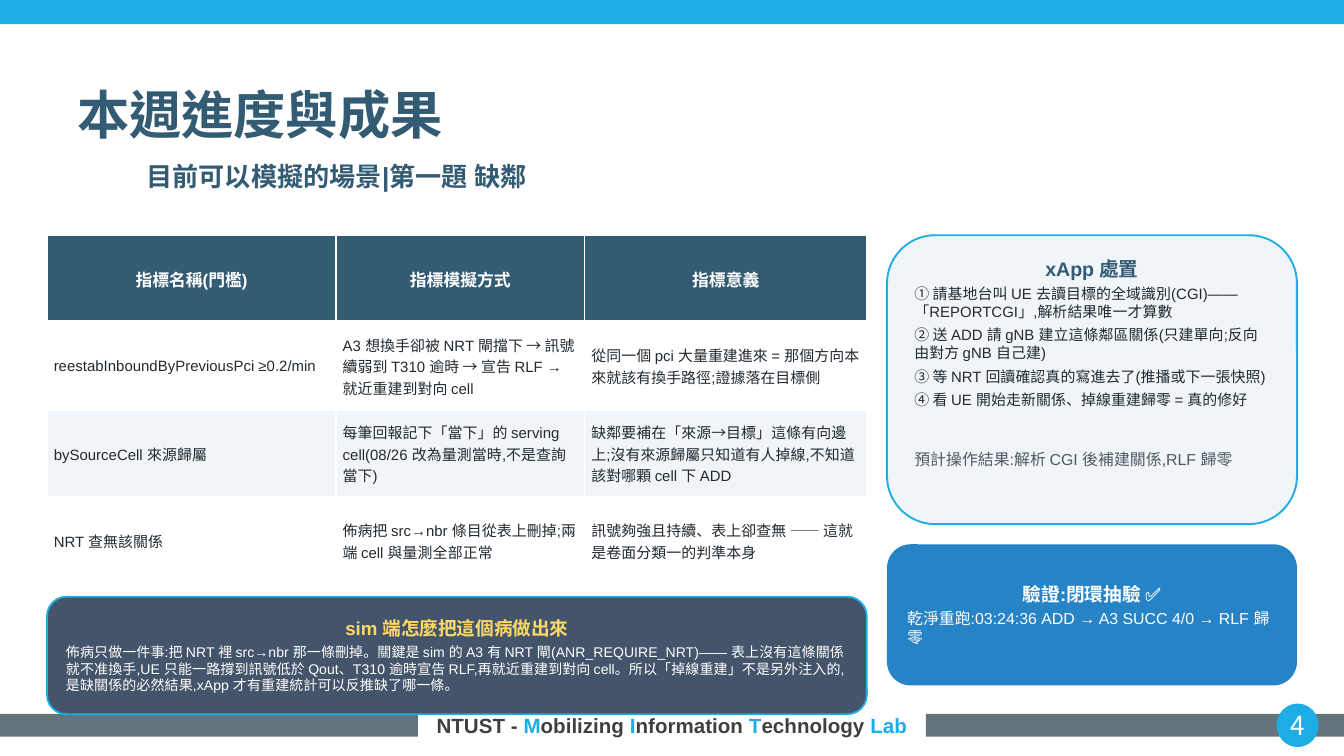
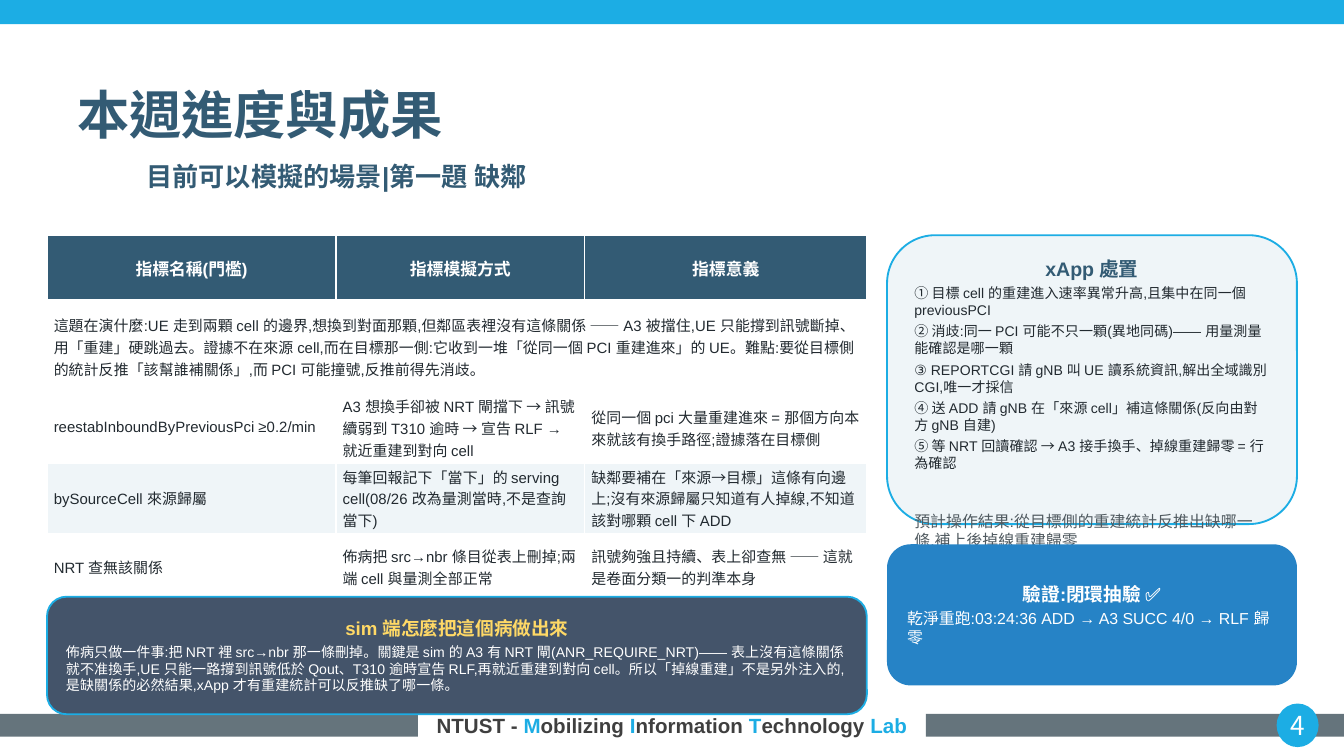
Before and after one commit to kimOuO/RAN-sim-OAI, a slide deck: slide 4 of docs/report/8_27_進度報告_v10十二題.pptx. Drawn at 1344x756 pixels with LibreOffice and Linux fonts; fonts in the diff are those of the drawing; background and template pictures are left out. Boxes give left, top, right and bottom in pixels: in the first picture for what was removed or moved away, otherwise in the second. Text is boxed around its words. In the diff, an @@ line names an element or a change of style, - is before the commit and + after.

```diff
--- a/docs/report/8_27_進度報告_v10十二題.pptx
+++ b/docs/report/8_27_進度報告_v10十二題.pptx
@@ table at (47, 235, 867, 590) @@
+row 2: 這題在演什麼:UE 走到兩顆 cell 的邊界,想換到對面那顆,但鄰區表裡沒有這條關係 —— A3 被擋住,UE 只能撐到訊號斷掉、用「重建」硬跳過去。證據不在來源 cell,而在目標那一側:它收到一堆「從同一個 PCI 重建進來」的 UE。難點:要從目標側的統計反推「該幫誰補關係」,而 PCI 可能撞號,反推前得先消歧。 |  | 
@@ text in rounded rectangle at (914, 286, 1267, 528): text changed; size 8 to 7.5 pt @@
-① 請基地台叫 UE 去讀目標的全域識別(CGI)——「REPORTCGI」,解析結果唯一才算數
-② 送 ADD 請 gNB 建立這條鄰區關係(只建單向;反向由對方 gNB 自己建)
-③ 等 NRT 回讀確認真的寫進去了(推播或下一張快照)
-④ 看 UE 開始走新關係、掉線重建歸零 = 真的修好
-預計操作結果:解析 CGI 後補建關係,RLF 歸零
+① 目標 cell 的重建進入速率異常升高,且集中在同一個 previousPCI
+② 消歧:同一 PCI 可能不只一顆(異地同碼)—— 用量測量能確認是哪一顆
+③ REPORTCGI 請 gNB 叫 UE 讀系統資訊,解出全域識別 CGI,唯一才採信
+④ 送 ADD 請 gNB 在「來源 cell」補這條關係(反向由對方 gNB 自建)
+⑤ 等 NRT 回讀確認 → A3 接手換手、掉線重建歸零 = 行為確認
+預計操作結果:從目標側的重建統計反推出缺哪一條,補上後掉線重建歸零
```
Also in this commit, not shown: 2 other slides changed, 1 other file.
